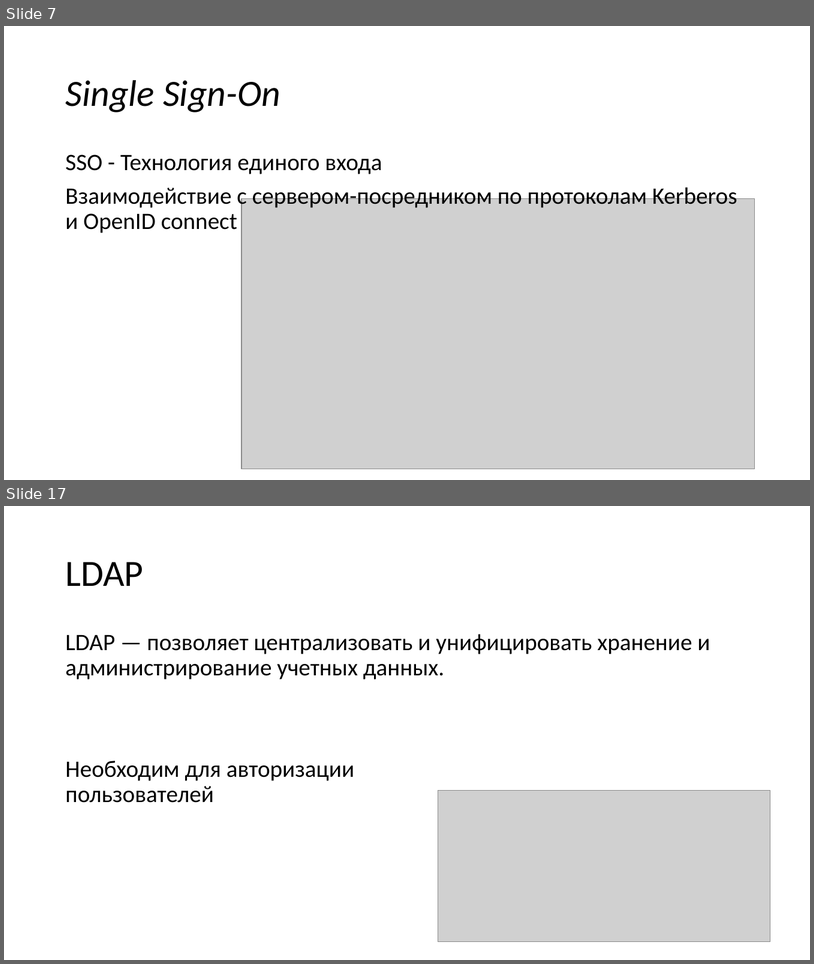
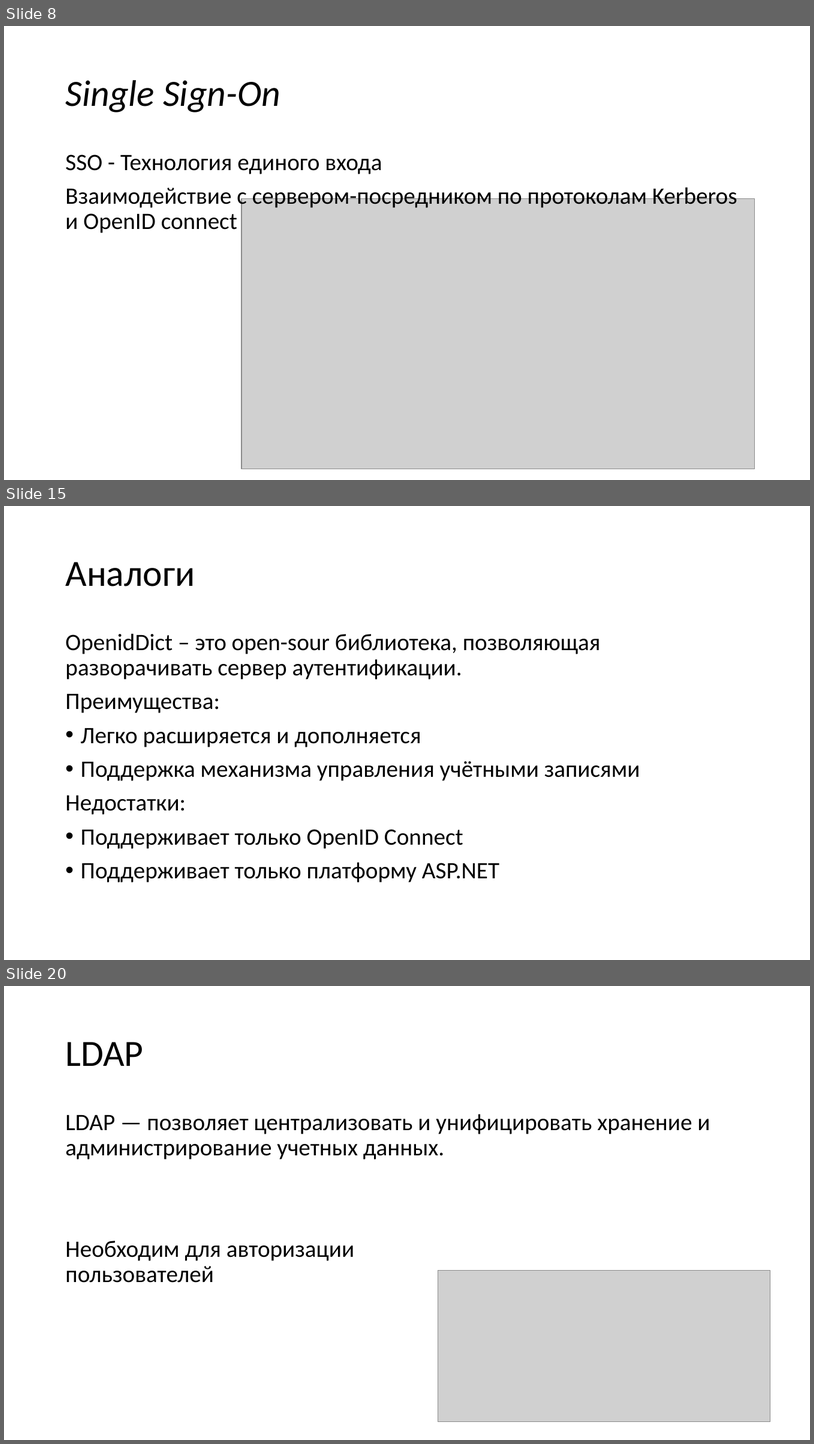
Before and after one commit to KozinOleg97/diplom, a slide deck: Vkr_p2.pptx. Shown one above the other, each under a label of ours: slides 7 and 17 before the commit, slides 8, 15 and 20 after it; the slides between them are not shown. The pictures are 814x964 and 814x1444 pixels, drawn with LibreOffice and Linux fonts; fonts in the diff are those of the drawing; grey boxes stand for pictures. Boxes give left, top, right and bottom in pixels: in the first picture for what was removed or moved away, otherwise in the second. Text is boxed around its words. In the diff, an @@ line names an element or a change of style, - is before the commit and + after.

```diff
--- a/Vkr_p2.pptx
+++ b/Vkr_p2.pptx
@@ slide 15 added at (x1=4, y1=506, x2=810, y2=960), background #FFFFFF @@
@@ title added at (x1=65, y1=562, x2=195, y2=586), 44 pt, text #000000 @@
+Аналоги
@@ text added at (x1=65, y1=633, x2=641, y2=882), 28 pt, text #000000 @@
+OpenidDict – это open-sour библиотека, позволяющая разворачивать сервер аутентификации.
+Преимущества:
+• Легко расширяется и дополняется
+• Поддержка механизма управления учётными записями
+Недостатки:
+• Поддерживает только OpenID Connect
+• Поддерживает только платформу ASP.NET
@@ what was slide 7 is now slide 8 @@
@@ what was slide 17 is now slide 20 @@
```
Also in this commit, not shown: 12 slides changed, 5 other slides added, 2 slides removed, 1 other file.
